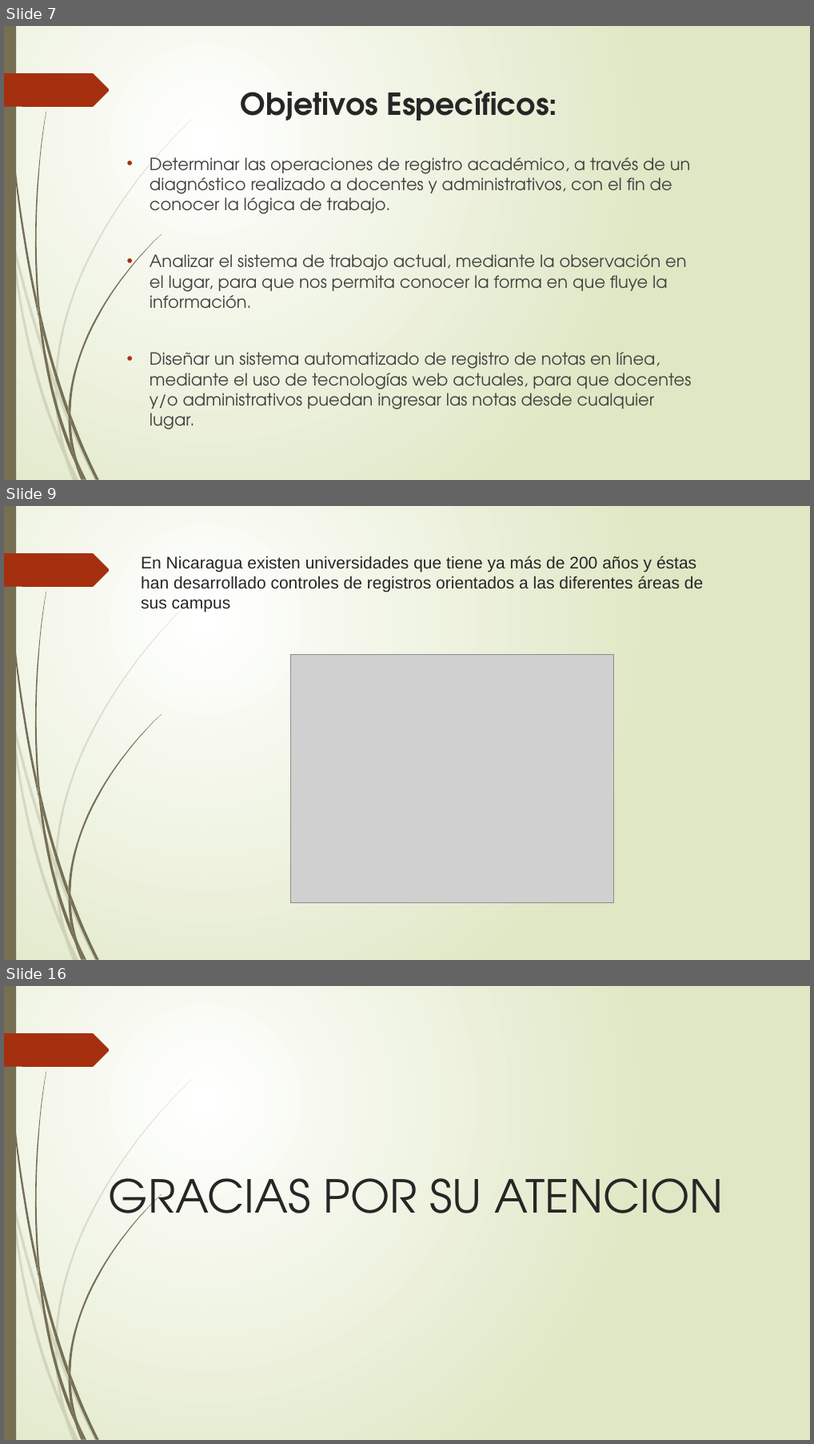
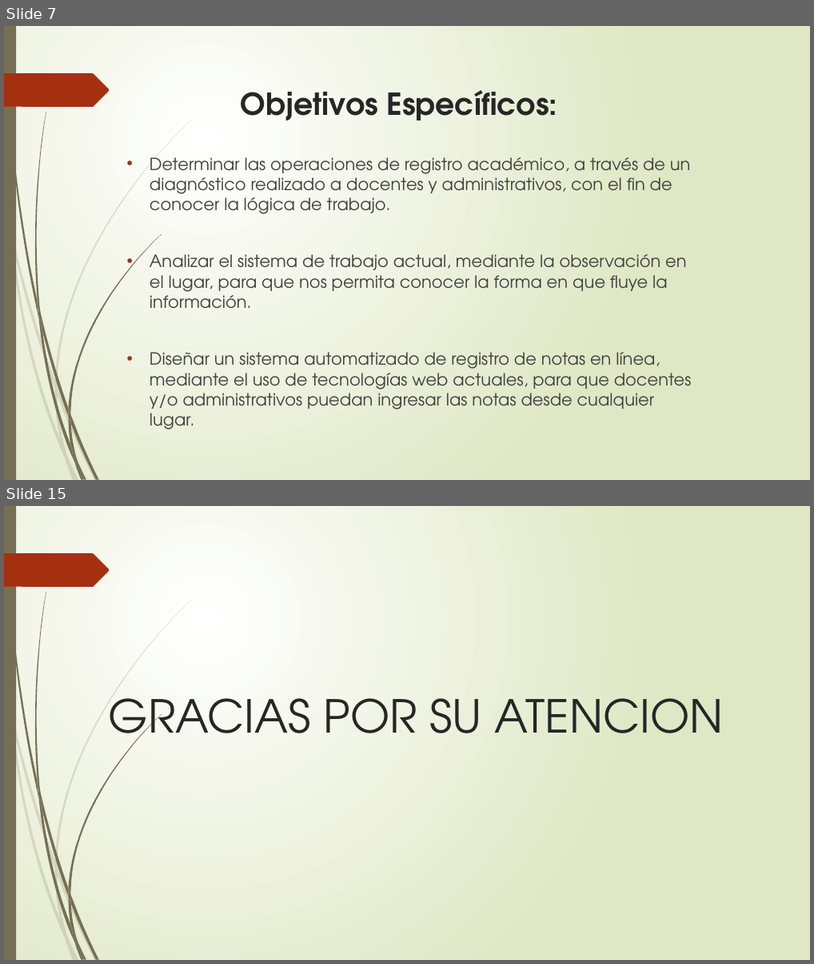
Before and after one commit to francha23/sistema-de-notas, a slide deck: Presentacion/El principio de la sabiduría es el temor.pptx. Shown one above the other, each under a label of ours: slides 7, 9 and 16 before the commit, slides 7 and 15 after it; the slides between them are not shown. The pictures are 814x1444 and 814x964 pixels, drawn with LibreOffice and Linux fonts; fonts in the diff are those of the drawing; grey boxes stand for pictures. Boxes give left, top, right and bottom in pixels: in the first picture for what was removed or moved away, otherwise in the second. Text is boxed around its words. In the diff, an @@ line names an element or a change of style, - is before the commit and + after.

```diff
--- a/Presentacion/El principio de la sabiduría es el temor.pptx
+++ b/Presentacion/El principio de la sabiduría es el temor.pptx
@@ slide 9 removed at [4,506,810,960], background gradient #FFFFFF to #DFE8C4; not listed: 24 template elements that a slide beside it also shows @@
@@ title removed at [141,556,703,612] @@
-En Nicaragua existen universidades que tiene ya más de 200 años y éstas han desarrollado controles de registros orientados a las diferentes áreas de sus campus
@@ picture removed at [290,655,614,903] @@
@@ what was slide 16 is now slide 15 @@
```
Also in this commit, not shown: 10 slides changed.
